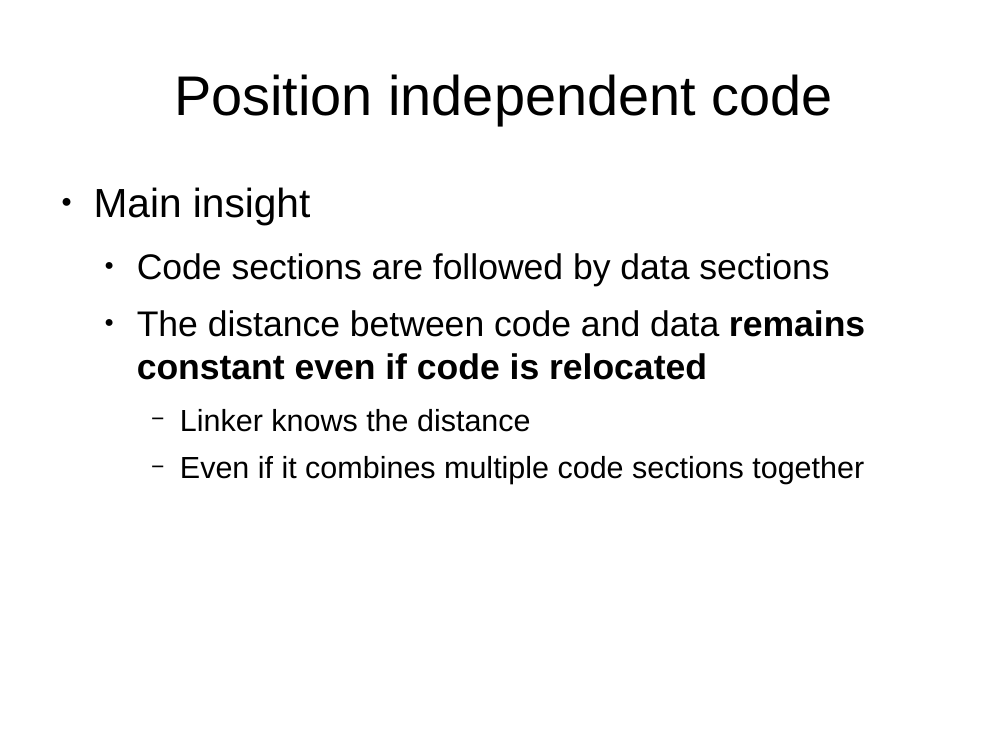
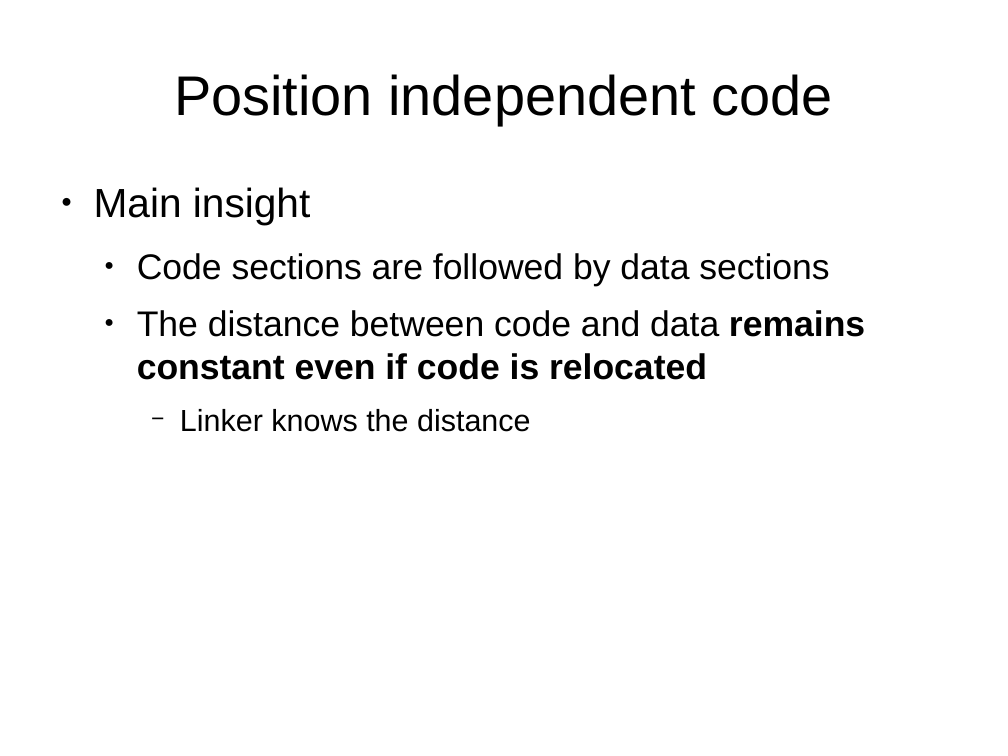
Before and after one commit to antonburtsev/cs5460, a slide deck: slide 97 of lectures/lecture05-linking-and-loading/lecture05-linking-and-loading.odp. Drawn at 1008x756 pixels with LibreOffice and Linux fonts; fonts in the diff are those of the drawing. Boxes give left, top, right and bottom in pixels: in the first picture for what was removed or moved away, otherwise in the second. Text is boxed around its words. In the diff, an @@ line names an element or a change of style, - is before the commit and + after.

```diff
--- a/lectures/lecture05-linking-and-loading/lecture05-linking-and-loading.odp
+++ b/lectures/lecture05-linking-and-loading/lecture05-linking-and-loading.odp
@@ text at (180,456,864,484): paragraph removed @@
-    − Even if it combines multiple code sections together
```
Also in this commit, not shown: 2 other slides changed, 4 other files.
